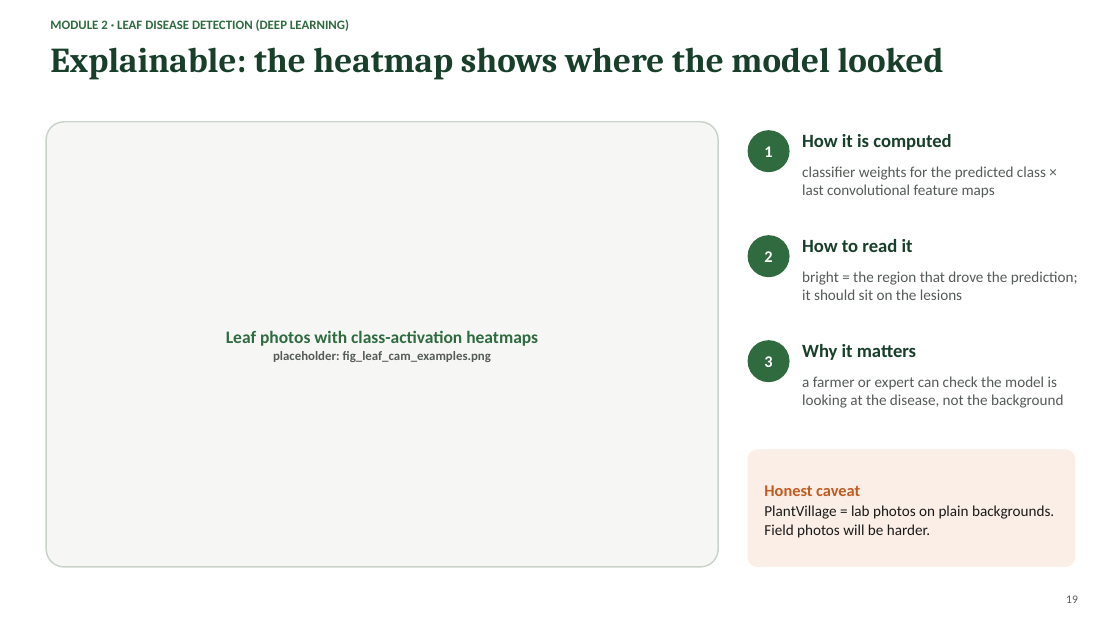
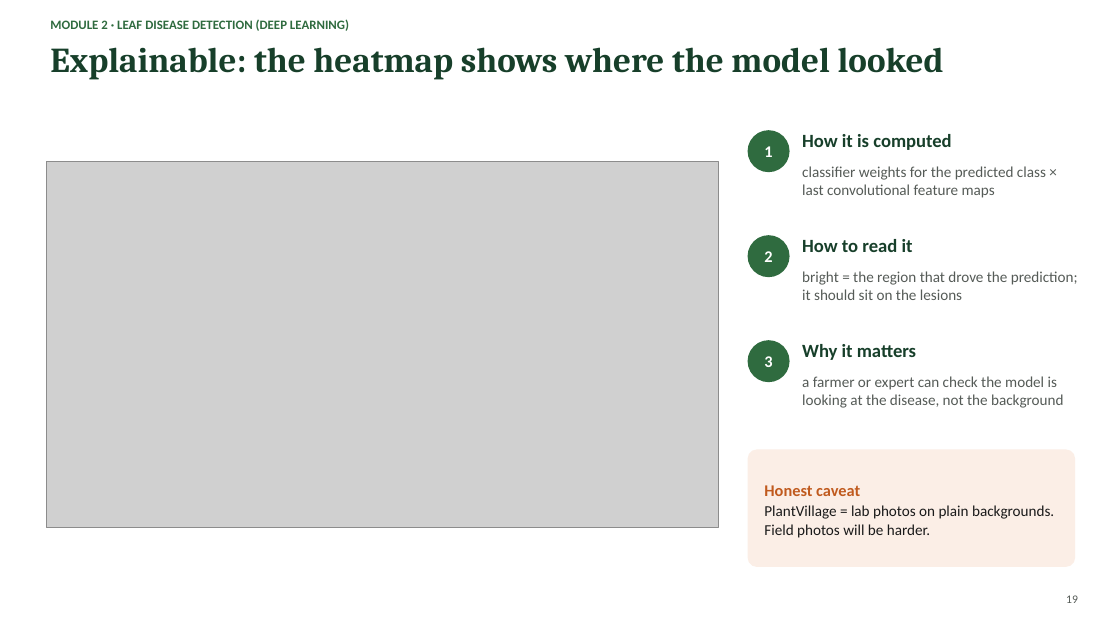
Before and after one commit to nirmit10000/agrisense, a slide deck: slide 19 of docs/AgriSense_Presentation.pptx. Drawn at 1120x630 pixels with LibreOffice and Linux fonts; fonts in the diff are those of the drawing; grey boxes stand for pictures. Boxes give left, top, right and bottom in pixels: in the first picture for what was removed or moved away, otherwise in the second. Text is boxed around its words. In the diff, an @@ line names an element or a change of style, - is before the commit and + after.

```diff
--- a/docs/AgriSense_Presentation.pptx
+++ b/docs/AgriSense_Presentation.pptx
@@ rounded rectangle removed at (46,122,718,567) @@
@@ picture added at (46,161,718,528) @@
@@ text removed at (226,330,538,362) @@
-Leaf photos with class-activation heatmaps
-placeholder: fig_leaf_cam_examples.png
```
Also in this commit, not shown: 9 other slides changed, 46 other files.
